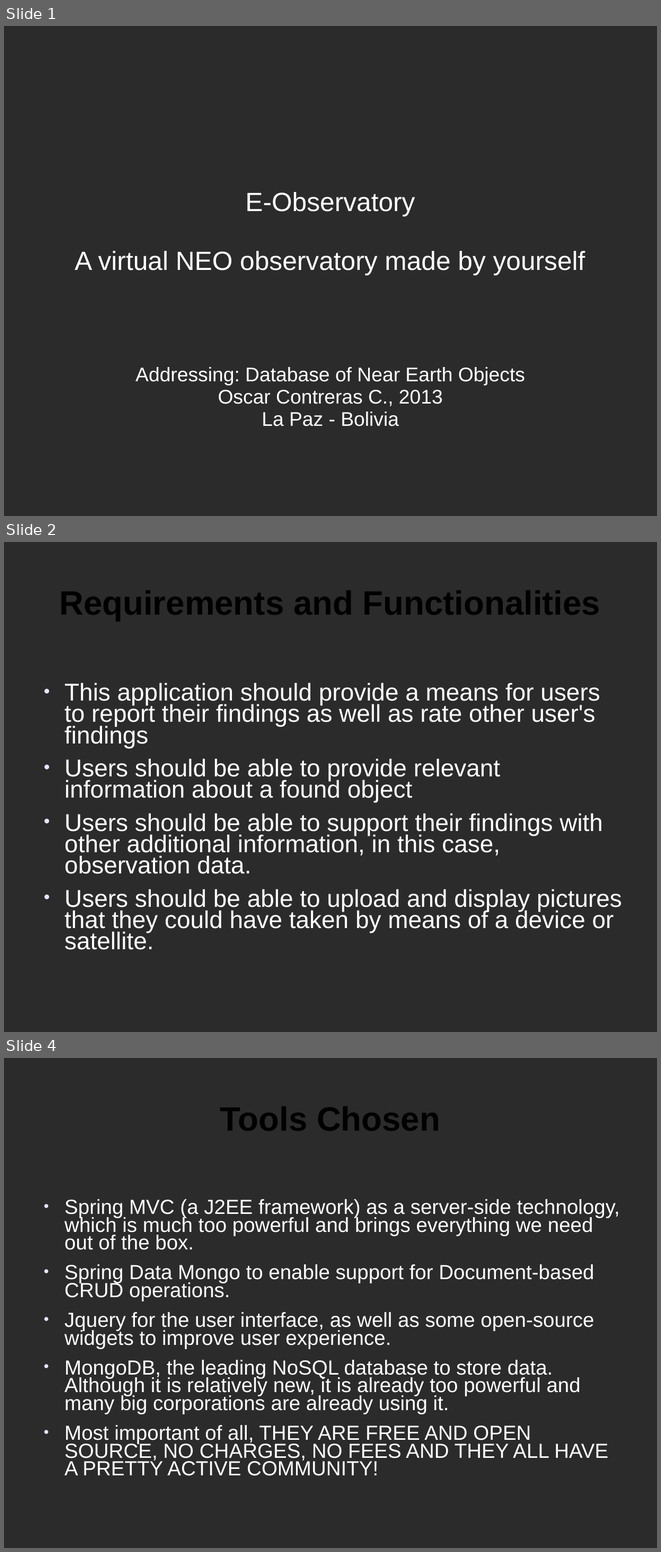
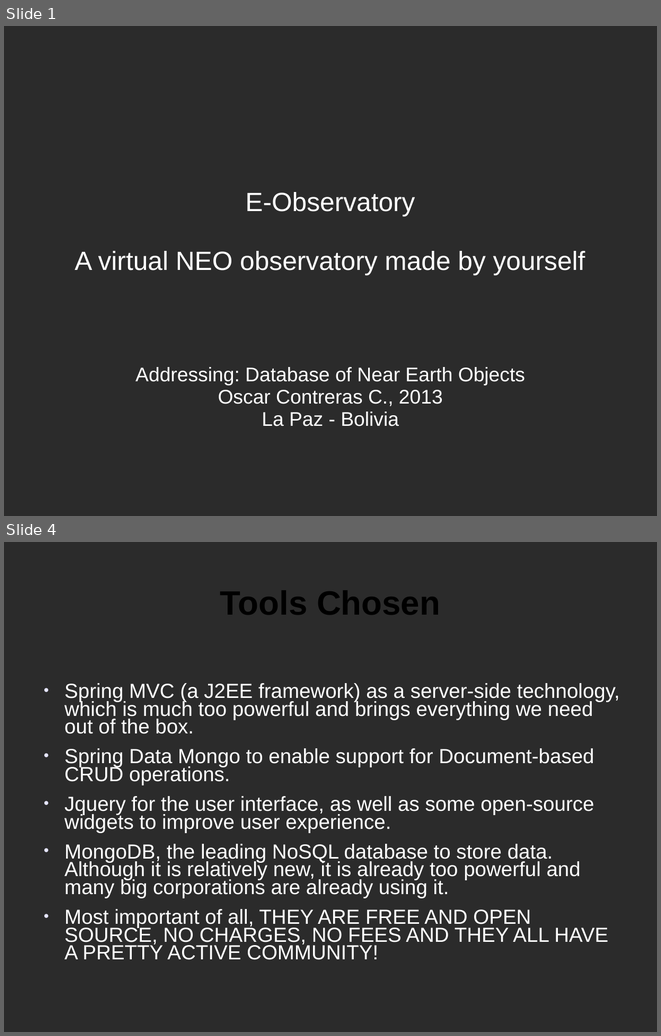
Before and after one commit to occ1983/eObservatory, a slide deck: eObservatory/NASA_PRESENTATION.ppt. Shown one above the other, each under a label of ours: slides 1, 2 and 4 before the commit, slides 1 and 4 after it; the slides between them are not shown. The pictures are 661x1552 and 661x1036 pixels, drawn with LibreOffice and Linux fonts; fonts in the diff are those of the drawing; background and template pictures are left out; a plain dark background stands for a picture behind light text. Boxes give left, top, right and bottom in pixels: in the first picture for what was removed or moved away, otherwise in the second. Text is boxed around its words. In the diff, an @@ line names an element or a change of style, - is before the commit and + after.

```diff
--- a/eObservatory/NASA_PRESENTATION.ppt
+++ b/eObservatory/NASA_PRESENTATION.ppt
@@ slide 2 removed at bbox=[4, 542, 657, 1032], background picture (left out) @@
@@ title removed at bbox=[59, 590, 601, 621] @@
-Requirements and Functionalities
@@ text removed at bbox=[64, 682, 622, 950] @@
-● This application should provide a means for users to report their findings as well as rate other user's findings
-● Users should be able to provide relevant information about a found object
-● Users should be able to support their findings with other additional information, in this case, observation data.
-● Users should be able to upload and display pictures that they could have taken by means of a device or satellite.
```
Also in this commit, not shown: 1 slide changed, 1 slide added, 2 other slides removed.
